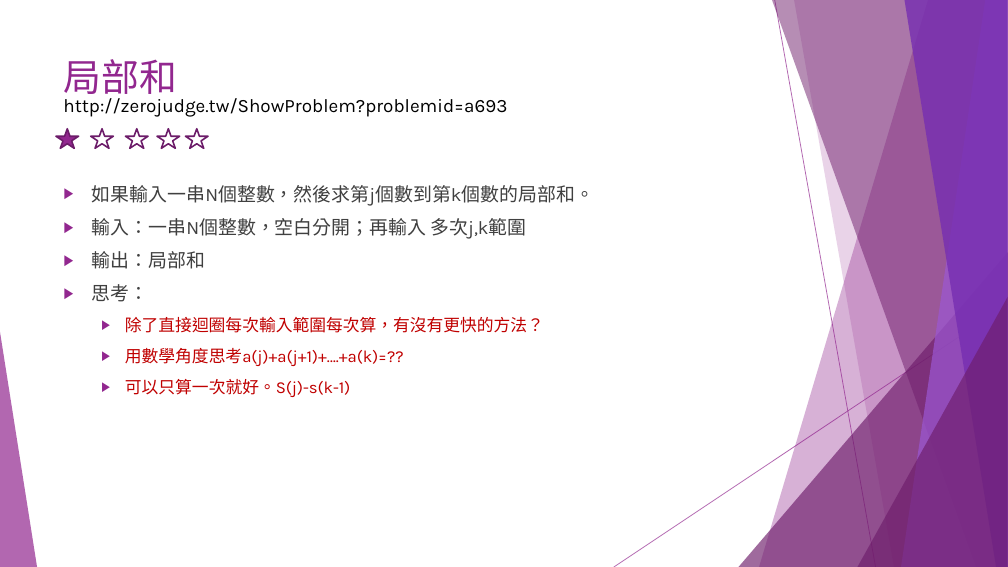
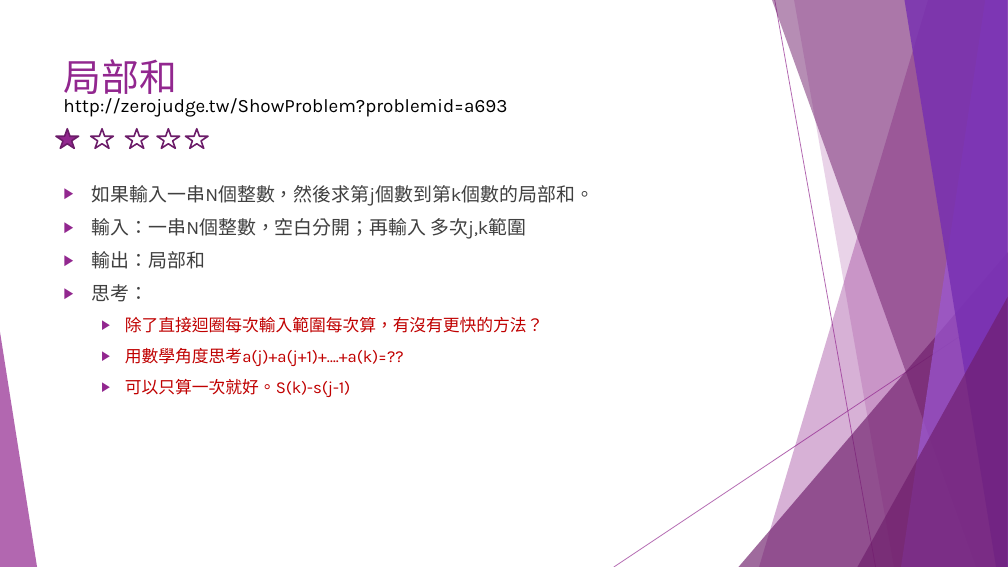
Before and after one commit to liulawsi/My_PPTs, a slide deck: slide 39 of LCC/Python/A1_邏輯思考訓練題.pptx (slide 36 before the commit). Drawn at 1008x567 pixels with LibreOffice and Linux fonts; fonts in the diff are those of the drawing. Boxes give left, top, right and bottom in pixels: in the first picture for what was removed or moved away, otherwise in the second. Text is boxed around its words. In the diff, an @@ line names an element or a change of style, - is before the commit and + after.

```diff
--- a/LCC/Python/A1_邏輯思考訓練題.pptx
+++ b/LCC/Python/A1_邏輯思考訓練題.pptx
@@ text at box(125, 379, 350, 397): text changed @@
-  ▶ 可以只算一次就好。S(j)-s(k-1)
+  ▶ 可以只算一次就好。S(k)-s(j-1)
```
Also in this commit, not shown: 6 other slides changed, 3 slides added.
